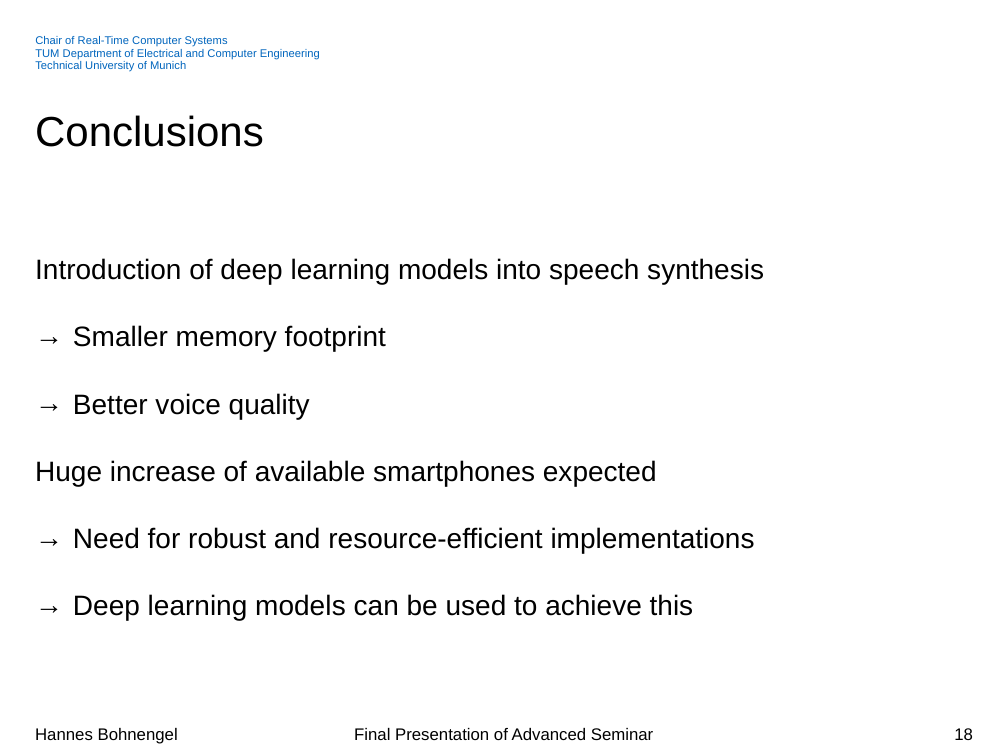
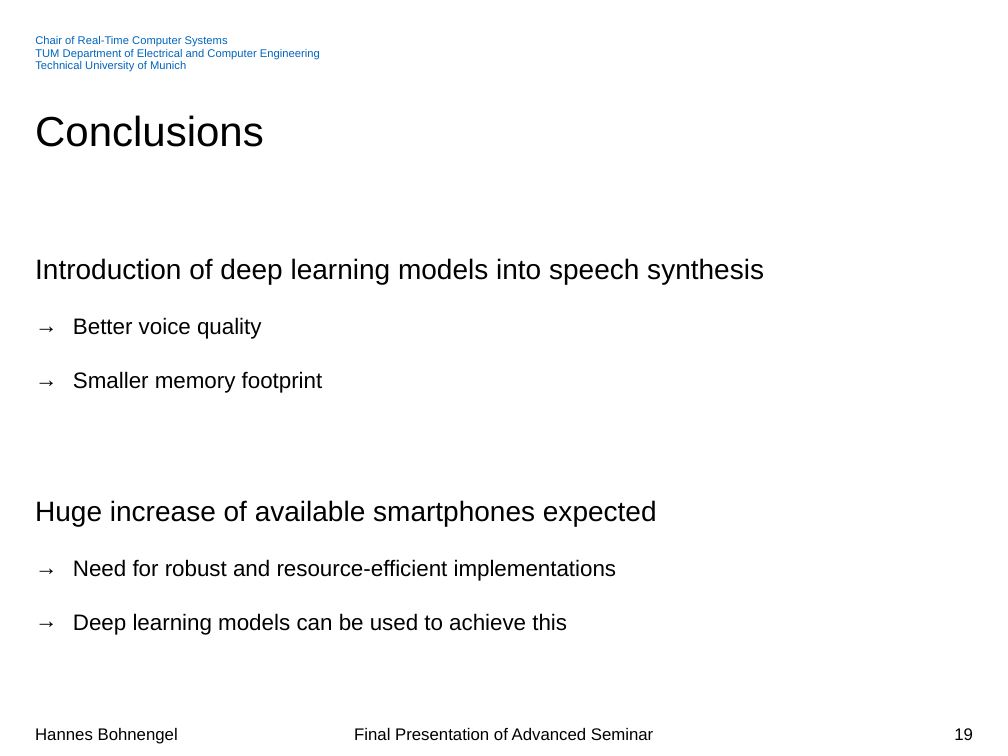
Before and after one commit to hannesb0/deeplearning, a slide deck: slide 19 of pres/Final_Presentation_V02.pptx (slide 18 before the commit). Drawn at 1008x756 pixels with LibreOffice and Linux fonts; fonts in the diff are those of the drawing; background and template pictures are left out. Boxes give left, top, right and bottom in pixels: in the first picture for what was removed or moved away, otherwise in the second. Text is boxed around its words. In the diff, an @@ line names an element or a change of style, - is before the commit and + after.

```diff
--- a/pres/Final_Presentation_V02.pptx
+++ b/pres/Final_Presentation_V02.pptx
@@ text at (73,317,262,339): paragraph added @@
+→ Better voice quality
@@ text at (73,371,617,635): size 20 to 16 pt in "Smaller memory footprint", "Need for robust and resource-efficient implementations", "Deep learning models can be used to ..." @@
@@ text at (73,393,310,419): paragraph removed @@
-→ Better voice quality
@@ page number at (954,728,973,740): text changed @@
-18
+19
```
Also in this commit, not shown: 5 other slides changed, 2 slides added, 1 slide removed, 4 other files.
